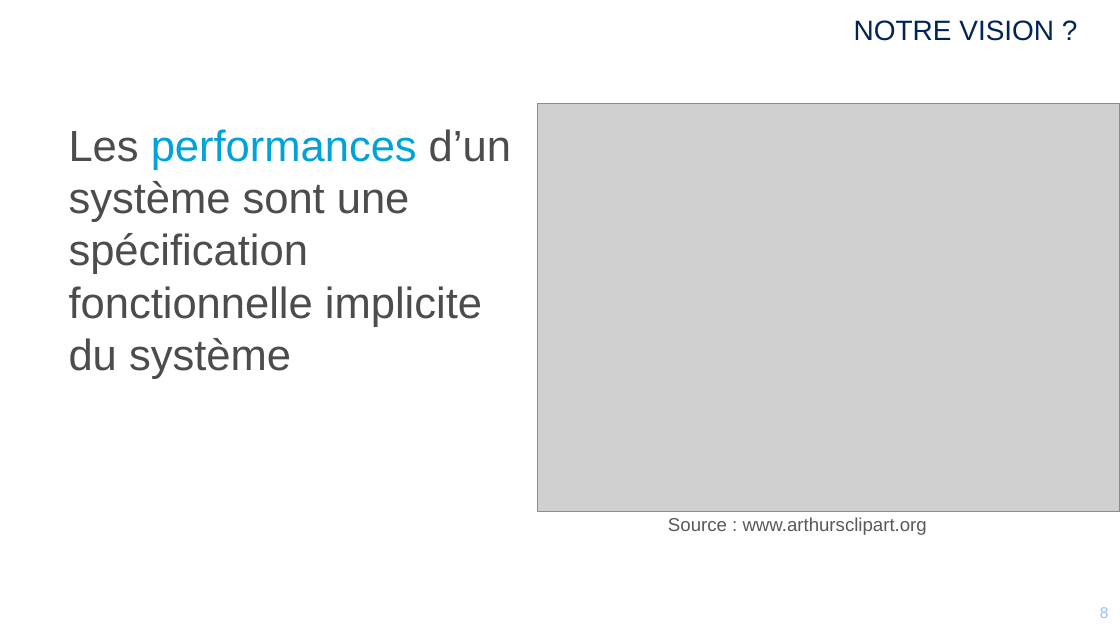
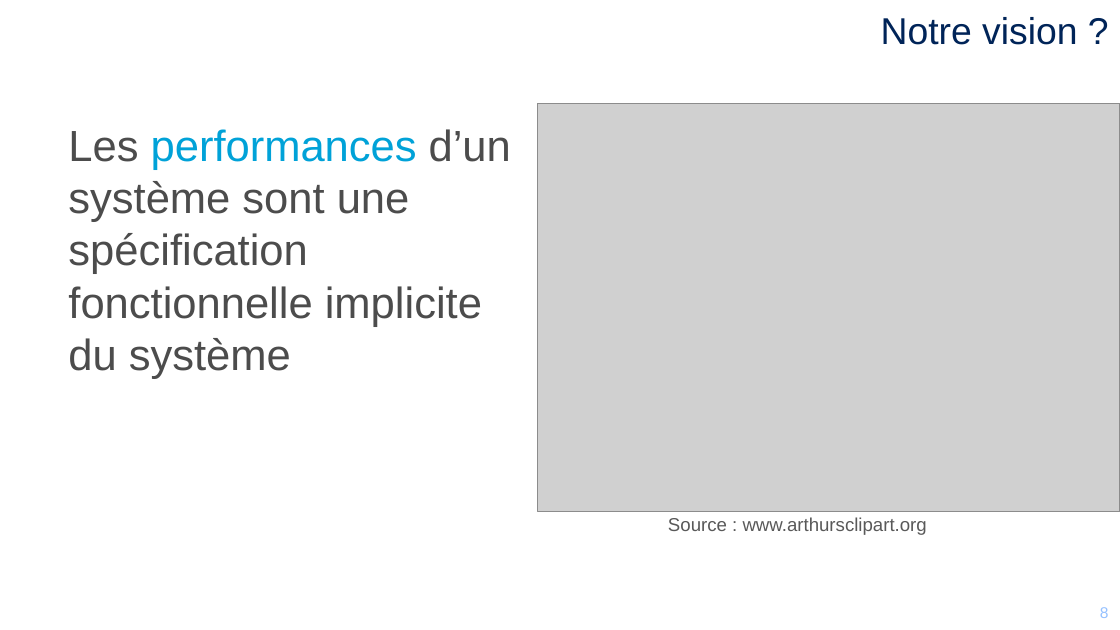
Before and after one commit to mikrob/perfuniversity, a slide deck: slide 8 of PerfUniversity.pptx. Drawn at 1120x630 pixels with LibreOffice and Linux fonts; fonts in the diff are those of the drawing; grey boxes stand for pictures; background and template pictures are left out. Boxes give left, top, right and bottom in pixels: in the first picture for what was removed or moved away, otherwise in the second. Text is boxed around its words. In the diff, an @@ line names an element or a change of style, - is before the commit and + after.

```diff
--- a/PerfUniversity.pptx
+++ b/PerfUniversity.pptx
@@ title at <box>881,17,1077,45</box>: text changed; size 18 to 24 pt @@
-NOTRE VISION ?
+Notre vision ?
```
Also in this commit, not shown: 21 other slides changed.
